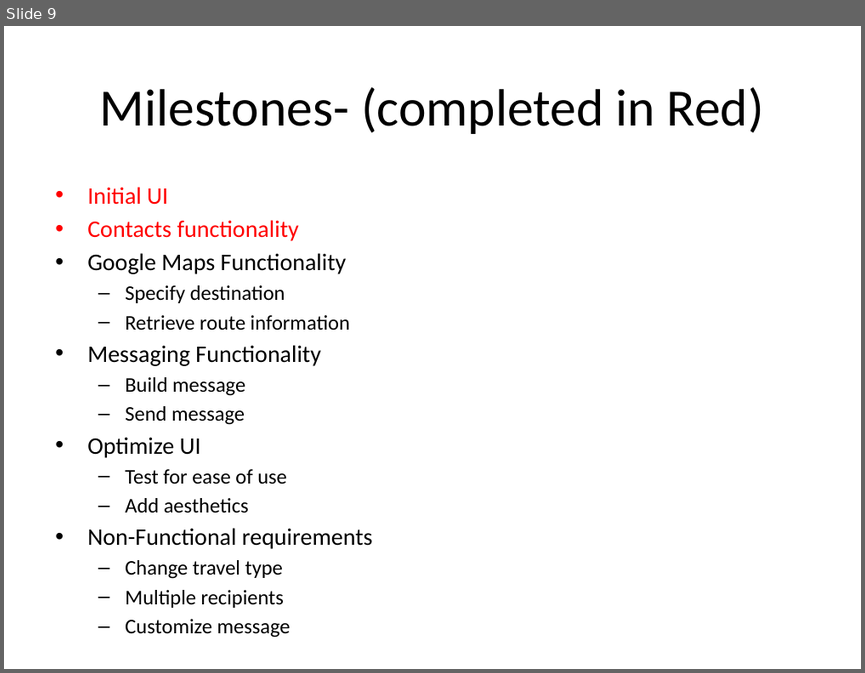
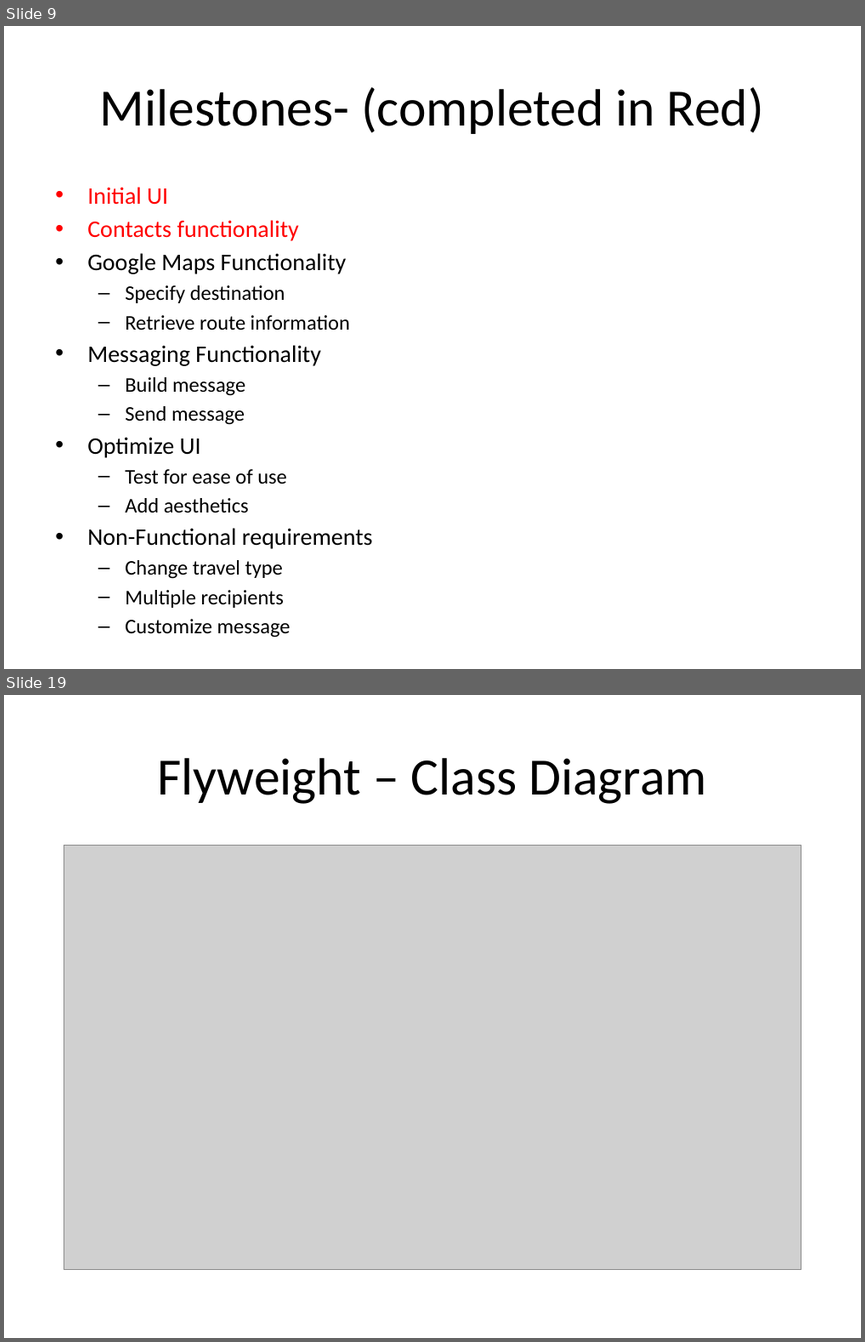
Before and after one commit to jmh9072/zolotnik, a slide deck: docs/Design review presentation.pptx. Shown one above the other, each under a label of ours: slide 9 before the commit, slides 9 and 19 after it; the slides between them are not shown. The pictures are 865x673 and 865x1342 pixels, drawn with LibreOffice and Linux fonts; fonts in the diff are those of the drawing; grey boxes stand for pictures. Boxes give left, top, right and bottom in pixels: in the first picture for what was removed or moved away, otherwise in the second. Text is boxed around its words. In the diff, an @@ line names an element or a change of style, - is before the commit and + after.

```diff
--- a/docs/Design review presentation.pptx
+++ b/docs/Design review presentation.pptx
@@ slide 19 added at (4, 695, 861, 1338), background #FFFFFF @@
@@ title added at (157, 758, 706, 804), 44 pt, text #000000 @@
+Flyweight – Class Diagram
@@ picture added at (64, 845, 800, 1269) @@
```
Also in this commit, not shown: 5 slides changed, 10 other slides added.
